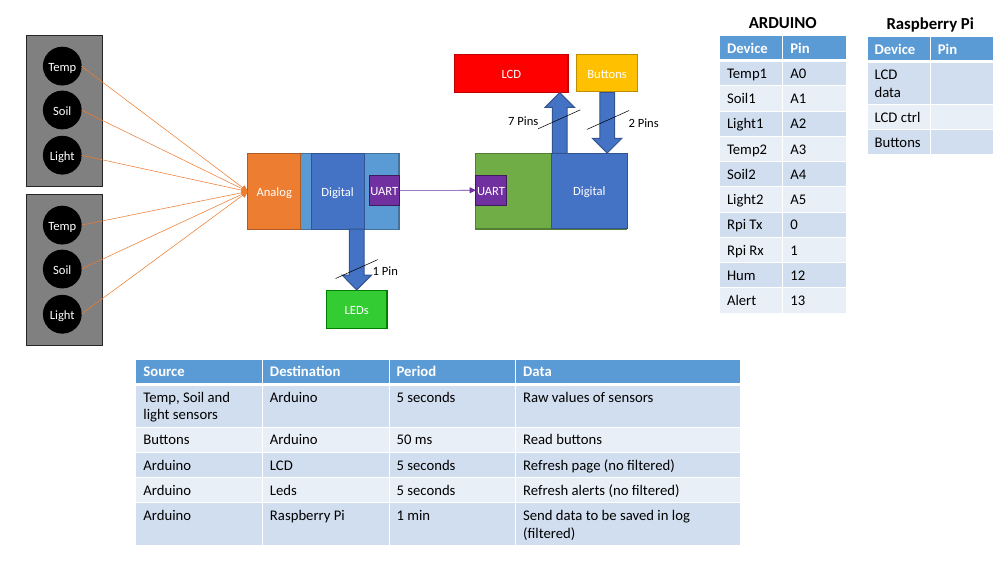
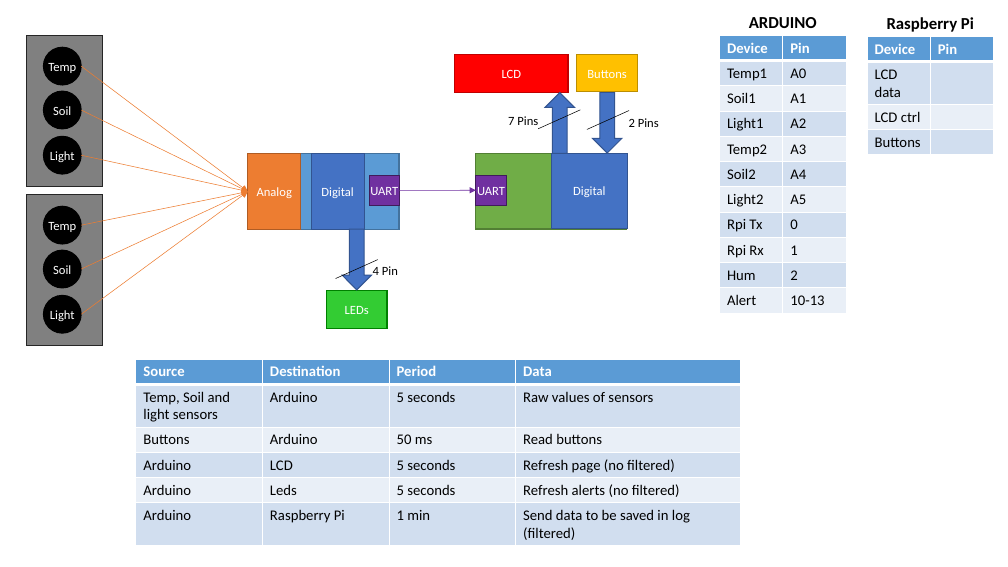
Before and after one commit to gcarmonar/GardenDev, a slide deck: slide 1 of OtherFiles/Prototype1.pptx. Drawn at 1008x567 pixels with LibreOffice and Linux fonts; fonts in the diff are those of the drawing. Boxes give left, top, right and bottom in pixels: in the first picture for what was removed or moved away, otherwise in the second. Text is boxed around its words. In the diff, an @@ line names an element or a change of style, - is before the commit and + after.

```diff
--- a/OtherFiles/Prototype1.pptx
+++ b/OtherFiles/Prototype1.pptx
@@ table at [720, 36, 847, 313] @@
-row 10, column 2: 12
+row 10, column 2: 2
-row 11, column 2: 13
+row 11, column 2: 10-13
@@ text at [373, 266, 398, 275]: text changed @@
-1 Pin
+4 Pin
```
Also in this commit, not shown: 1 other file.
